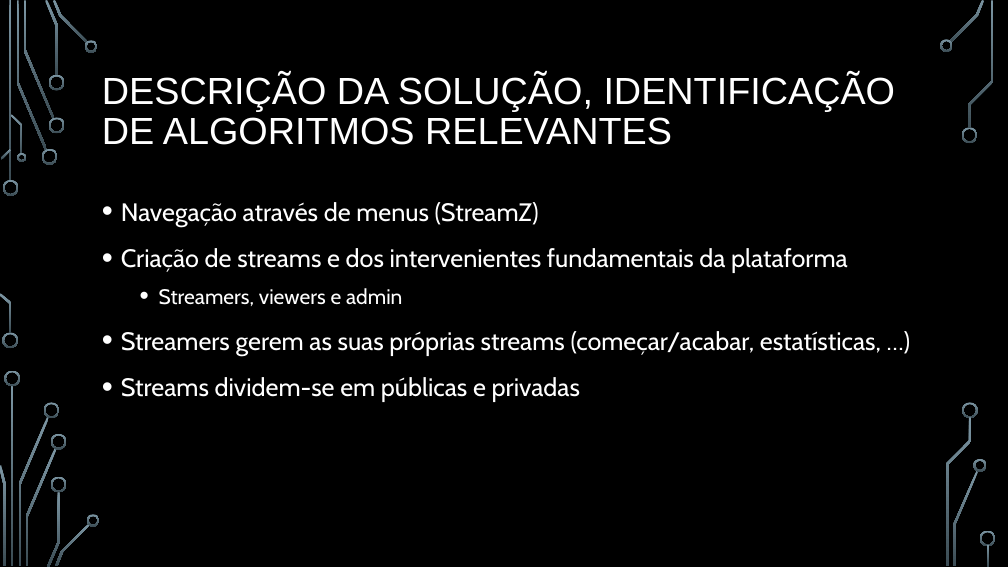
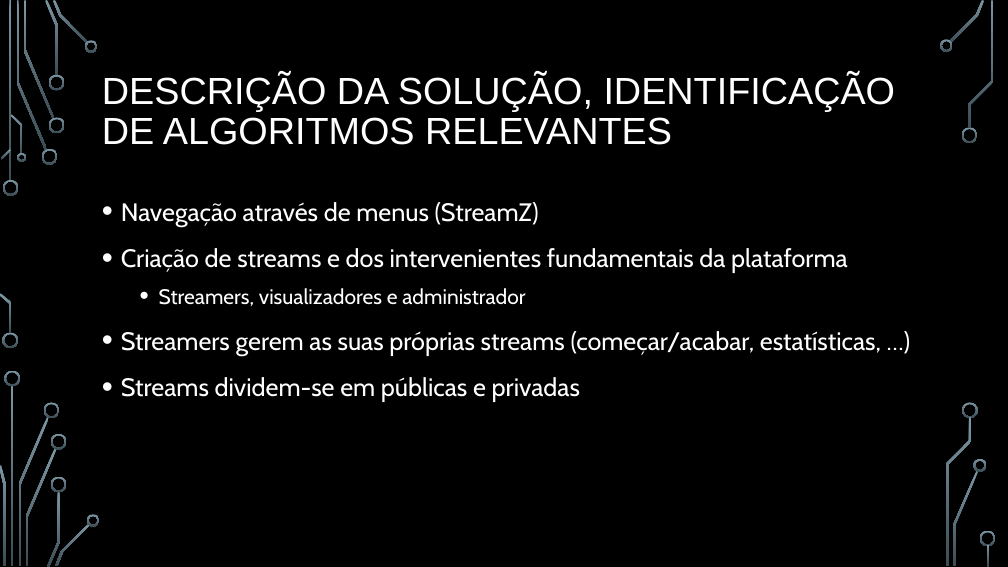
Before and after one commit to BrunoRosendo/StreamZ-AEDA-proj-, a slide deck: slide 4 of StreamZ.pptx. Drawn at 1008x567 pixels with LibreOffice and Linux fonts; fonts in the diff are those of the drawing; background and template pictures are left out. Boxes give left, top, right and bottom in pixels: in the first picture for what was removed or moved away, otherwise in the second. Text is boxed around its words. In the diff, an @@ line names an element or a change of style, - is before the commit and + after.

```diff
--- a/StreamZ.pptx
+++ b/StreamZ.pptx
@@ text at <box>159,288,525,306</box>: text changed @@
-  • Streamers, viewers e admin
+  • Streamers, visualizadores e administrador
```
Also in this commit, not shown: 5 other slides changed.
